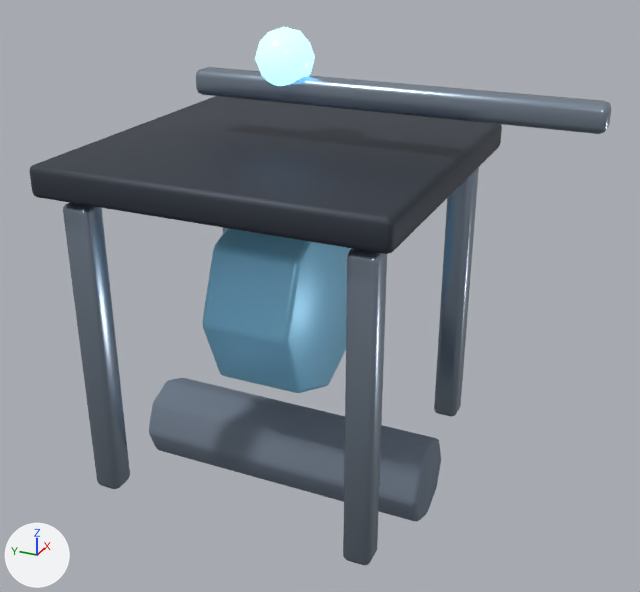
A saved change to the glTF model public/assets/models/buildings/auto_rebuilder.glb.
Camera for both pictures: a 50 mm camera at (-4.86, -2.42, 3.81) aimed at (0.0, -0.23, 1.38). Every picture has the same lights, and +X, +Y and +Z are marked at lower left. The picture after the commit comes second. Where no turn or scale is listed for an object, it has been applied to the vertices.

Names of what the first picture shows: 'craneCore', 'frame.-0.9.-0.9', 'frame.-0.9.0.9', 'frame.0.9.0.9', 'jib', 'plinth', 'productionCore', 'topFrame'.
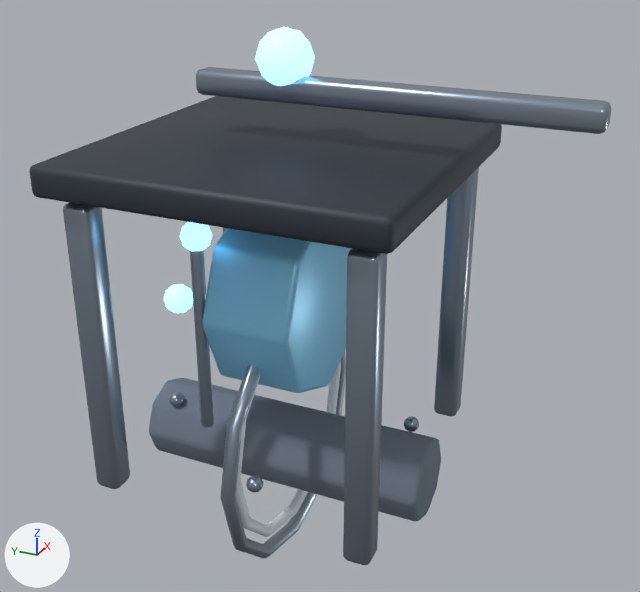
The change, as a diff of the scene's bpy script:
```diff
--- a/public/assets/models/buildings/auto_rebuilder.glb.py
+++ b/public/assets/models/buildings/auto_rebuilder.glb.py
@@ mat_mat_auto_rebuilder_snow @@
+mat_mat_auto_rebuilder_snow = principled_material('MAT_auto_rebuilder_snow')
+mat_mat_auto_rebuilder_snow.base_color = (0.8, 0.9, 0.98)  # white #e7f3fd
+mat_mat_auto_rebuilder_snow.roughness = 0.78
@@ me_torus_035 @@
+me_torus_035.from_pydata(...)  # 188 vertices, 376 faces; spans x -0.96..0.96, y -0.05..0.05, z -0.96..0.96
+me_torus_035.materials.append(mat_mat_auto_rebuilder_metal)  # greyish blue #99a8b8
@@ me_torus_036 @@
+me_torus_036.from_pydata(...)  # 196 vertices, 392 faces; spans x -0.86..0.86, y -0.04..0.04, z -0.86..0.86
+me_torus_036.materials.append(mat_mat_auto_rebuilder_snow)  # white #e7f3fd
@@ me_icosphere_183 @@
+me_icosphere_183.from_pydata(...)  # an icosphere of 80 faces spanning x -0.0523..0.0523, y -0.055..0.055, z -0.055..0.055
+me_icosphere_183.materials.append(mat_mat_auto_rebuilder_metal)  # greyish blue #99a8b8
@@ me_icosphere_184 @@
+me_icosphere_184.from_pydata(...)  # an icosphere of 80 faces spanning x -0.095..0.095, y -0.1..0.1, z -0.1..0.1
+me_icosphere_184.materials.append(mat_mat_auto_rebuilder_glow)  # blue #90daff, glowing blue #90daff
@@ me_cylinder_075 @@
+me_cylinder_075.from_pydata(...)  # 98 vertices, 192 faces; spans x -0.042..0.042, y -0.043..0.041, z -0.65..0.65
+me_cylinder_075.materials.append(mat_mat_auto_rebuilder_metal)  # greyish blue #99a8b8
@@ me_icosphere_179 @@
+me_icosphere_179.from_pydata(...)  # an icosphere of 80 faces spanning x -0.105..0.105, y -0.11..0.11, z -0.11..0.11
+me_icosphere_179.materials.append(mat_mat_auto_rebuilder_glow)  # blue #90daff, glowing blue #90daff
@@ ob_plinthtrim @@
+ob_plinthtrim = bpy.data.objects.new('plinthTrim', me_torus_035)
+ob_plinthtrim.location = (0.0, 0.0, 0.31)
@@ ob_plinthsnow @@
+ob_plinthsnow = bpy.data.objects.new('plinthSnow', me_torus_036)
+ob_plinthsnow.location = (0.0, 0.0, 0.38)
@@ ob_plinthbolt_3 @@
+ob_plinthbolt_3 = bpy.data.objects.new('plinthBolt.3', me_icosphere_183)
+ob_plinthbolt_3.location = (-0.845, -0.16, 0.42)
@@ ob_plinthbolt_2 @@
+ob_plinthbolt_2 = bpy.data.objects.new('plinthBolt.2', me_icosphere_183.copy())
+ob_plinthbolt_2.location = (-0.178, 0.841, 0.42)
@@ ob_plinthbolt_0 @@
+ob_plinthbolt_0 = bpy.data.objects.new('plinthBolt.0', me_icosphere_183.copy())
+ob_plinthbolt_0.location = (0.213, -0.833, 0.42)
@@ ob_pipelamp__0_55 @@
+ob_pipelamp__0_55 = bpy.data.objects.new('pipeLamp.-0.55', me_icosphere_184)
+ob_pipelamp__0_55.location = (-0.55, 0.35, 1.9)
@@ ob_pipe__0_55 @@
+ob_pipe__0_55 = bpy.data.objects.new('pipe.-0.55', me_cylinder_075)
+ob_pipe__0_55.location = (-0.55, 0.35, 1.2)
@@ ob_identitylamp @@
+ob_identitylamp = bpy.data.objects.new('identityLamp', me_icosphere_179)
+ob_identitylamp.location = (0.0, 0.88, 1.15)
```

Boxes (x1, y1, x2, y2) around the edits, measured in the pictures (640 x 592 px):
'plinthTrim', added
    after: (220, 352, 346, 559)
'pipe.-0.55', added
    after: (190, 250, 214, 428)
'plinthSnow', added
    after: (236, 362, 341, 537)
'pipeLamp.-0.55', added (blue)
    after: (179, 222, 212, 252)
'identityLamp', added
    after: (163, 284, 193, 313)
'plinthBolt.3', added
    after: (246, 475, 264, 493)
'plinthBolt.0', added
    after: (404, 416, 419, 432)
'plinthBolt.2', added
    after: (169, 392, 184, 407)
